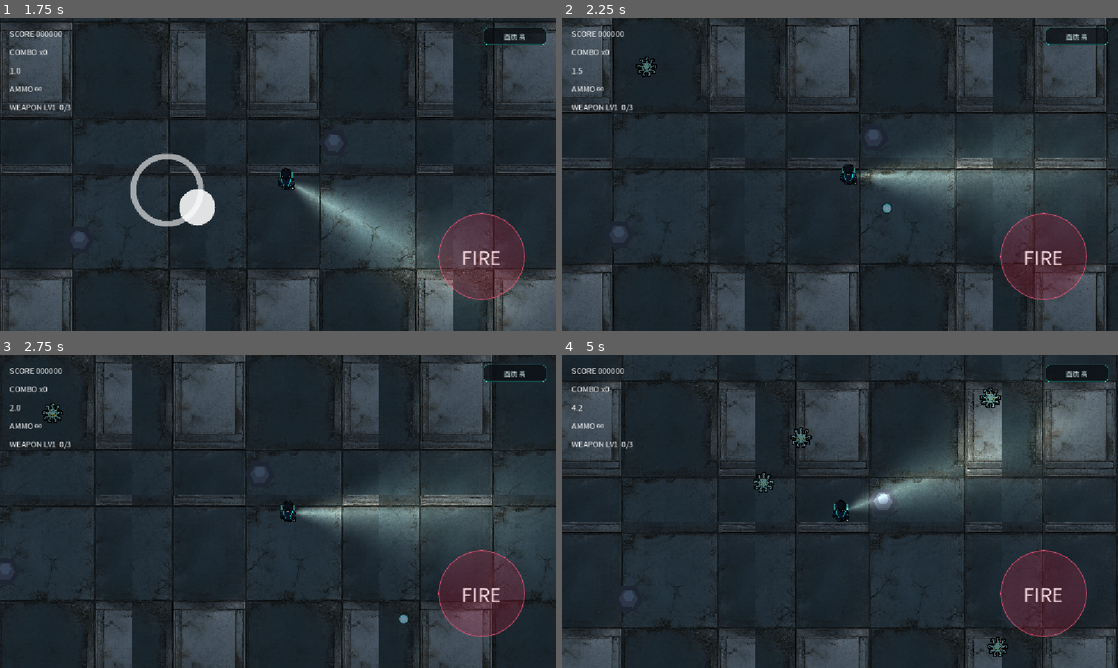
Above: before the commit, frames 1-4 (two rows, left to right).
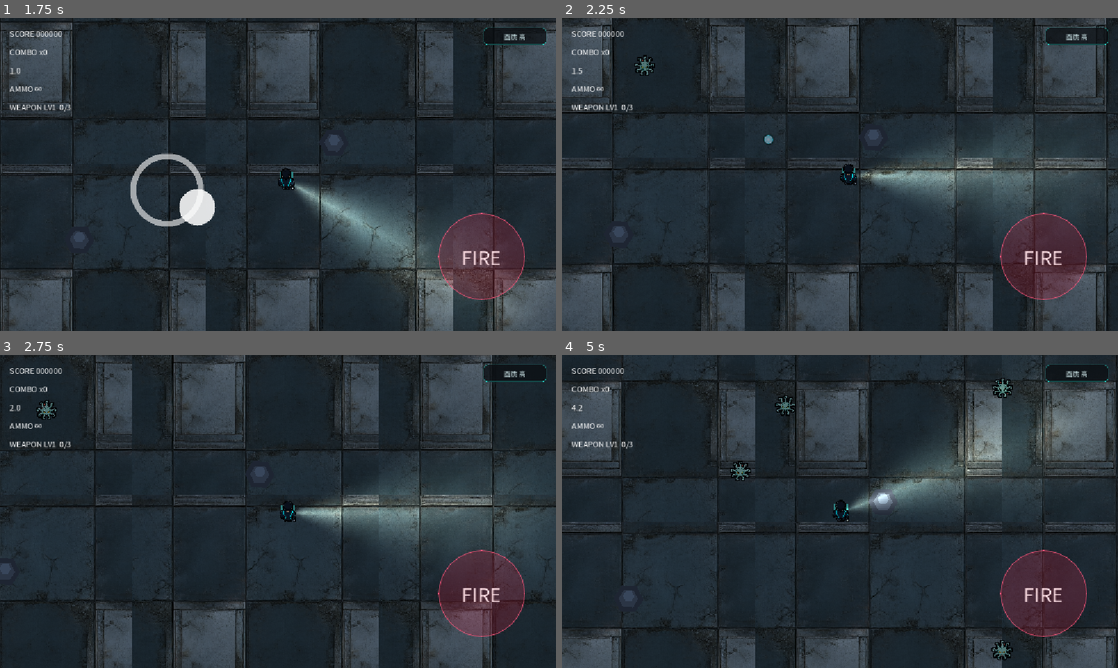
Above: after the commit, the same moments.

Repository: minjie91201979/spore-fall
Game: Godot game, scene res://scenes/ui/Title.tscn
Two runs of this game, one before a commit and one after it. Both use one fixed random seed, a clock stepped at 60 frames per second and the inputs below. Sound files missing from this copy of the repository are replaced by a short silence.
Inputs (mouse positions are in pixels of both pictures, inside the frame that each line leads up to):
- Up to frame 1 (1.75 s): tap Enter (ui_accept) at 0.5, 0.77 s; move the mouse to (400, 158) at 0.52 s; hold D (move_right) 0.53-1.25 s; hold Space (attack) 0.53-1.25 s; click (400, 158) at 0.67 s; drag from (166, 190) to (250, 237) at 1.27 s
- Up to frame 2 (2.25 s): move the mouse to (895, 105) at 2.02 s; hold D (move_right) from 2.03 s (still down); hold Space (attack) from 2.03 s (still down)
- Up to frame 3 (2.75 s): keep holding D (move_right); keep holding Space (attack)
- Up to frame 4 (5 s): release D (move_right) at 2.75 s; release Space (attack) at 2.75 s; drag from (812, 574) to (673, 464) at 2.77 s; move the mouse to (1006, 558) at 3.52 s; hold A (move_left) 3.53-4.25 s; hold Space (attack) 3.53-4.25 s; tap Enter (ui_accept) at 3.77 s; drag from (673, 464) to (756, 433) at 4.27 s

Frame 1 is identical in both runs. In frame 2, 0.2% of the frame differs, in the area x 13-60%, y 11-63%; in frame 3, 0.2%; in frame 4, 1.1%, in the area x 30-82%, y 7-98%.

Commit message:
feat(feel): auto-aim decouples move/fire on mobile + 20% enemy speed rebalance
- Root cause: bullet direction was _last_dir (last movement), so the left stick had to
  both move and aim; on mobile aiming left meant walking left
- Player._auto_aim_dir(): nearest active enemy within 560px, 30% bias toward movement
  direction while running, falls back to _last_dir when no target
- TouchInput.auto_aim switch (false restores old manual feel)
- All 7 variants move_speed -20%; boss charge_speed 4.0->5.0 keeps 250px/s charge
- tests/probe_aim.gd PASS (aim, live bullet dir, bias, fallback, switch, speeds)
- full regression 8 probes green

Diff:
--- a/assets/data/enemy_boss.tres
+++ b/assets/data/enemy_boss.tres
@@ -7,7 +7,7 @@
 script = ExtResource("1_stats")
 display_name = "母巢孢 · Brood Mother"
 hearing = 900.0
-move_speed = 62.0
+move_speed = 50.0
 max_health = 3000.0
 attack_power = 20.0
 alert_radius = 900.0
@@ -22,4 +22,4 @@
 score_value = 600
 contact_radius = 52.0
 charge_interval = 3.2
-charge_speed = 4.0
+charge_speed = 5.0
--- a/assets/data/enemy_brute.tres
+++ b/assets/data/enemy_brute.tres
@@ -7,7 +7,7 @@
 script = ExtResource("1_stats")
 display_name = "肿胀孢 Brute"
 hearing = 260.0
-move_speed = 55.0
+move_speed = 44.0
 max_health = 120.0
 attack_power = 15.0
 alert_radius = 300.0
--- a/assets/data/enemy_lurker.tres
+++ b/assets/data/enemy_lurker.tres
@@ -7,7 +7,7 @@
 script = ExtResource("1_stats")
 display_name = "潜伏孢 Lurker"
 hearing = 200.0
-move_speed = 175.0
+move_speed = 140.0
 max_health = 30.0
 attack_power = 11.0
 alert_radius = 340.0
--- a/assets/data/enemy_miasma.tres
+++ b/assets/data/enemy_miasma.tres
@@ -7,7 +7,7 @@
 script = ExtResource("1_stats")
 display_name = "毒雾孢 Miasma"
 hearing = 260.0
-move_speed = 72.0
+move_speed = 58.0
 max_health = 70.0
 attack_power = 6.0
 alert_radius = 300.0
--- a/assets/data/enemy_runner.tres
+++ b/assets/data/enemy_runner.tres
@@ -7,7 +7,7 @@
 script = ExtResource("1_stats")
 display_name = "疾走孢 Runner"
 hearing = 380.0
-move_speed = 155.0
+move_speed = 124.0
 max_health = 22.0
 attack_power = 6.0
 alert_radius = 420.0
--- a/assets/data/enemy_splitter.tres
+++ b/assets/data/enemy_splitter.tres
@@ -7,7 +7,7 @@
 script = ExtResource("1_stats")
 display_name = "分裂孢 Splitter"
 hearing = 280.0
-move_speed = 118.0
+move_speed = 95.0
 max_health = 58.0
 attack_power = 9.0
 alert_radius = 320.0
--- a/assets/data/enemy_walker.tres
+++ b/assets/data/enemy_walker.tres
@@ -7,7 +7,7 @@
 script = ExtResource("1_stats")
 display_name = "漫游孢 Walker"
 hearing = 300.0
-move_speed = 90.0
+move_speed = 72.0
 max_health = 40.0
 attack_power = 8.0
 alert_radius = 320.0
--- a/scripts/player/Player.gd
+++ b/scripts/player/Player.gd
@@ -68,11 +68,18 @@
 	# 开火不做 hitstop（会拖慢全局时间轴），只给轻微屏震做反馈
 	Juice.add_trauma(0.08)
 	Sfx.play("shoot")
+	# 瞄准方向：自动锁最近敌人（摇杆/键盘只管走位），无目标才退回最后移动方向。
+	# 这样手机上不必「为了打左边而往左走」，走位与瞄准彻底解耦。
+	var aim_base: Vector2 = _last_dir
+	if TouchInput.auto_aim:
+		var auto_dir := _auto_aim_dir()
+		if auto_dir != Vector2.ZERO:
+			aim_base = auto_dir
 	# 对象池取子弹（§11.9），池缺失时退回 instantiate 兜底
 	var pool: Node = get_tree().get_first_node_in_group("bullet_pool")
 	# 多弹道散射：每发间开 0.16 弧度，奇数居中偶数对称
 	for i in projectile_count:
-		var dir: Vector2 = _last_dir.rotated((i - (projectile_count - 1) * 0.5) * 0.16)
+		var dir: Vector2 = aim_base.rotated((i - (projectile_count - 1) * 0.5) * 0.16)
 		var b: Area2D
 		if pool:
 			b = pool.acquire(get_tree().current_scene) as Area2D
@@ -82,6 +89,30 @@
 		b.setup(dir, bullet_damage)
 		# 从身体边缘生成，避免卡在自身碰撞体里
 		b.global_position = global_position + dir * 18.0
+
+# 自动瞄准：射程内最近的活敌；跑动时朝移动方向的敌人有 30% 加权优势
+# （突围时优先清前方，站定时纯最近）。每次开火遍历一次，200 敌同屏也无压力。
+const AIM_RANGE := 560.0
+
+func _auto_aim_dir() -> Vector2:
+	var best: Node2D = null
+	var best_score := INF
+	var hint: Vector2 = TouchInput.move_vector
+	for e in get_tree().get_nodes_in_group("enemy"):
+		if not e is Node2D or e.get("active") != true:
+			continue
+		var to_e: Vector2 = e.global_position - global_position
+		var d: float = to_e.length()
+		if d > AIM_RANGE or d < 1.0:
+			continue
+		var bias: float = 1.0 - 0.3 * maxf(0.0, to_e.normalized().dot(hint))
+		var score: float = d * bias
+		if score < best_score:
+			best_score = score
+			best = e
+	if best == null:
+		return Vector2.ZERO
+	return (best.global_position - global_position).normalized()
 
 # 升级回调：按当前武器等级刷新数值
 func _on_weapon_leveled(_lv: int) -> void:
--- a/scripts/ui/TouchInput.gd
+++ b/scripts/ui/TouchInput.gd
@@ -2,3 +2,6 @@
 # 移动端输入桥：虚拟摇杆写入 move_vector，玩家移动/攻击逻辑读取它。
 # 桌面端无触摸时 move_vector 恒为 0，不干扰键盘输入。
 var move_vector := Vector2.ZERO
+# 自动瞄准开关（手感参数）：摇杆/键盘只负责走位，开火自动锁最近敌人。
+# 关掉即回到「最后移动方向 = 射击方向」的老手感（改这一行即可全局切换）。
+var auto_aim: bool = true
--- /dev/null
+++ b/tests/probe_aim.gd
@@ -0,0 +1,113 @@
+extends SceneTree
+# 验证：① 自动瞄准让走位与开火解耦（含跑动方向加权 / 无目标回退 / 开关回退）
+#        ② 全变种移速下调 20%，Boss 冲锋速度保持原量级。
+
+func _initialize() -> void:
+	change_scene_to_file("res://scenes/world/Arena.tscn")
+	for i in 25:
+		await process_frame
+	var gs = get_root().get_node_or_null("GameState")
+	if gs:
+		gs.start_run()
+	var spawner := current_scene.get_node_or_null("Spawner")
+	if spawner:
+		spawner.set_process(false)
+	var ti = get_root().get_node_or_null("TouchInput")
+	var p = get_first_node_in_group("player")
+	var pool = get_first_node_in_group("enemy_pool")
+	p.global_position = Vector2.ZERO
+	p.set_physics_process(false)   # 锁住玩家，避免测试期间自己移动影响距离
+	# 清场：开局 Spawner 可能已刷怪，全部停用（active != true 会被自动瞄准跳过）
+	for e in get_nodes_in_group("enemy"):
+		e.set("active", false)
+		e.visible = false
+	var walker = load("res://assets/data/enemy_walker.tres")
+
+	# ---------- ① 最近敌人：玩家朝右（_last_dir），怪在左 ----------
+	var left: Node2D = pool.acquire(current_scene) as Node2D
+	left.configure(walker)
+	left.global_position = Vector2(-200.0, 0.0)
+	ti.move_vector = Vector2.ZERO
+	var aim: Vector2 = p._auto_aim_dir()
+	var aim_ok: bool = aim.x < -0.9
+	print("AIM_LEFT dir=%s ok=%s" % [aim, aim_ok])
+
+	# 实弹验证：开火方向真的跟着自动瞄准走（不是只改了返回值）
+	p._fire_cd = 0.0
+	var before := _bullets()
+	p.fire()
+	var after := _bullets()
+	var shot_dir := Vector2.ZERO
+	for b in after:
+		if not before.has(b):
+			shot_dir = b.get("_direction")
+			break
+	var shot_ok: bool = shot_dir.x < -0.9
+	print("BULLET_DIR %s ok=%s" % [shot_dir, shot_ok])
+
+	# ---------- ② 跑动方向加权：右前方 220px 应压过左侧 200px ----------
+	var right: Node2D = pool.acquire(current_scene) as Node2D
+	right.configure(walker)
+	right.global_position = Vector2(220.0, 0.0)
+	ti.move_vector = Vector2.RIGHT
+	var biased: Vector2 = p._auto_aim_dir()
+	var bias_ok: bool = biased.x > 0.9
+	print("AIM_BIAS dir=%s ok=%s" % [biased, bias_ok])
+	ti.move_vector = Vector2.ZERO
+
+	# ---------- ③ 无目标回退到最后移动方向 ----------
+	for e in get_nodes_in_group("enemy"):
+		e.set("active", false)
+	var empty_aim: Vector2 = p._auto_aim_dir()
+	p._fire_cd = 0.0
+	var before2 := _bullets()
+	p.fire()
+	var fallback_dir := Vector2.ZERO
+	for b in _bullets():
+		if not before2.has(b):
+			fallback_dir = b.get("_direction")
+			break
+	var fallback_ok: bool = empty_aim == Vector2.ZERO and fallback_dir.x > 0.9
+	print("NO_TARGET aim=%s bullet=%s ok=%s" % [empty_aim, fallback_dir, fallback_ok])
+
+	# ---------- ④ 关掉自动瞄准回退老手感 ----------
+	left.set("active", true)
+	ti.auto_aim = false
+	p._fire_cd = 0.0
+	var before3 := _bullets()
+	p.fire()
+	var manual_dir := Vector2.ZERO
+	for b in _bullets():
+		if not before3.has(b):
+			manual_dir = b.get("_direction")
+			break
+	var manual_ok: bool = manual_dir.x > 0.9
+	print("MANUAL_MODE bullet=%s ok=%s" % [manual_dir, manual_ok])
+	ti.auto_aim = true
+
+	# ---------- ⑤ 速度表 ----------
+	var expect := {
+		"enemy_walker.tres": 72.0, "enemy_runner.tres": 124.0,
+		"enemy_brute.tres": 44.0, "enemy_lurker.tres": 140.0,
+		"enemy_miasma.tres": 58.0, "enemy_splitter.tres": 95.0,
+		"enemy_boss.tres": 50.0,
+	}
+	var speed_ok := true
+	for fn in expect:
+		var s = load("res://assets/data/" + fn)
+		if not is_equal_approx(s.move_speed, expect[fn]):
+			speed_ok = false
+	var boss = load("res://assets/data/enemy_boss.tres")
+	var charge_ok: bool = boss.move_speed * boss.charge_speed >= 240.0
+	print("SPEEDS ok=%s boss_charge=%.0f ok=%s" % [speed_ok, boss.move_speed * boss.charge_speed, charge_ok])
+
+	var all_ok: bool = aim_ok and shot_ok and bias_ok and fallback_ok and manual_ok and speed_ok and charge_ok
+	print("PROBE_RESULT=", "PASS" if all_ok else "FAIL")
+	quit(0 if all_ok else 1)
+
+func _bullets() -> Array:
+	var out := []
+	for c in current_scene.get_children():
+		if c is Area2D and c.get("active") == true:
+			out.append(c)
+	return out
Not shown, added: tests/probe_variants.gd.uid
Not shown, added: tests/shot_variants.gd.uid
